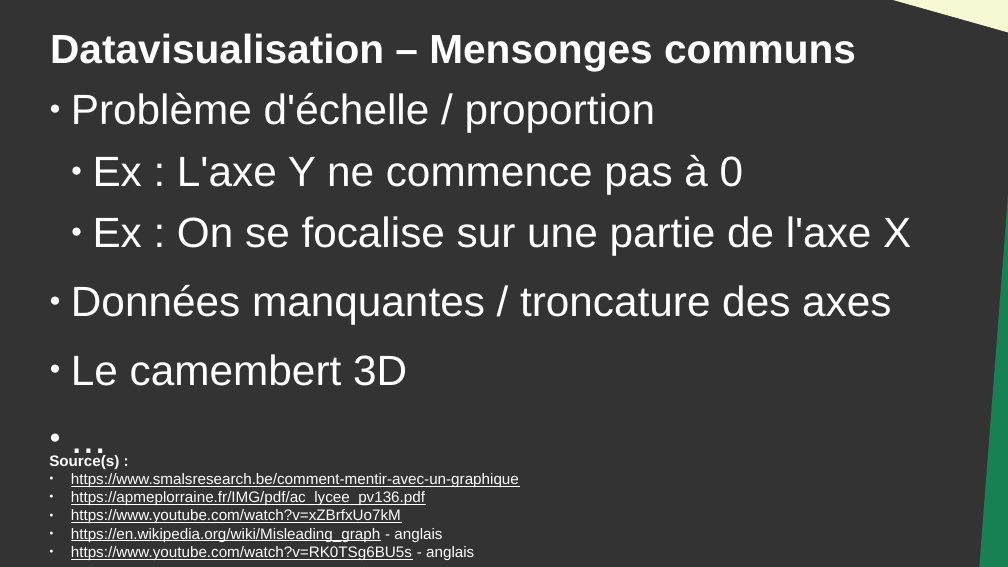
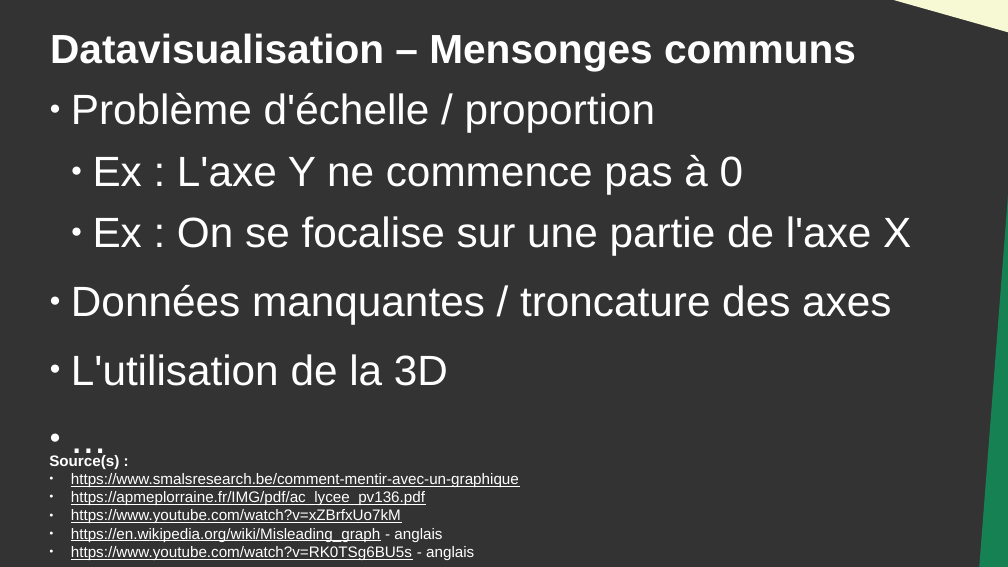
Before and after one commit to DanYellow/cours, a slide deck: slide 17 of data-journalisme-s4/travaux-pratiques/numero-4/presentation.odp. Drawn at 1008x567 pixels with LibreOffice and Linux fonts; fonts in the diff are those of the drawing. Boxes give left, top, right and bottom in pixels: in the first picture for what was removed or moved away, otherwise in the second. Text is boxed around its words. In the diff, an @@ line names an element or a change of style, - is before the commit and + after.

```diff
--- a/data-journalisme-s4/travaux-pratiques/numero-4/presentation.odp
+++ b/data-journalisme-s4/travaux-pratiques/numero-4/presentation.odp
@@ text at (71, 354, 448, 386): text changed @@
-● Le camembert 3D
+● L'utilisation de la 3D
```
Also in this commit, not shown: 10 other slides changed, 3 slides added, 1 slide removed, 8 other files.
